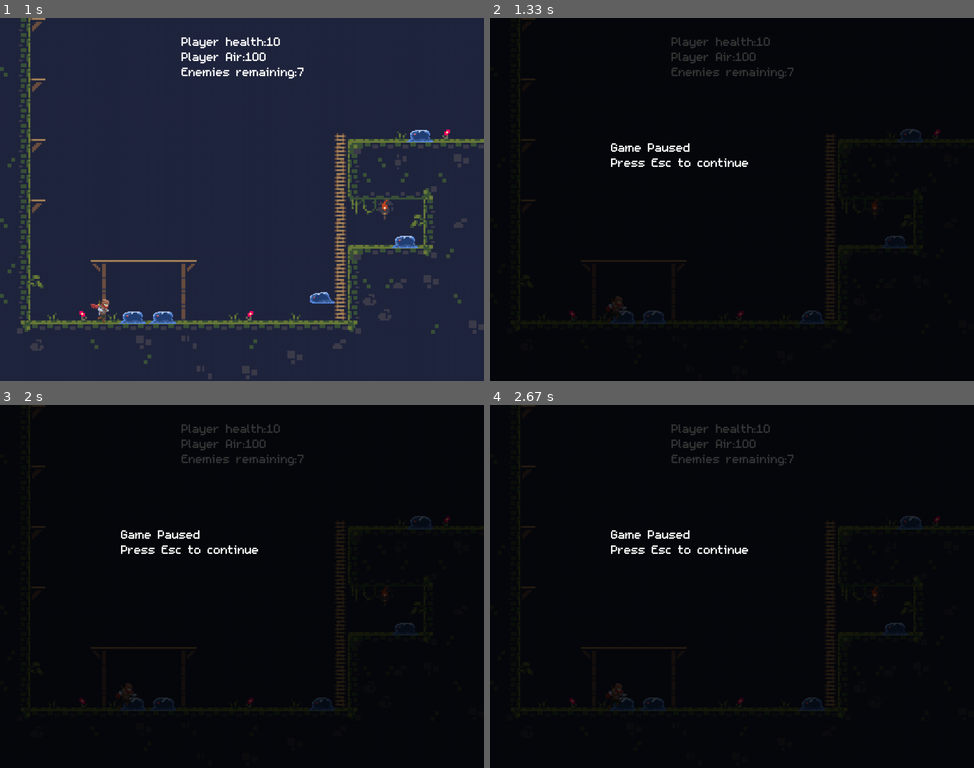
Above: before the commit, frames 1-4 (two rows, left to right).
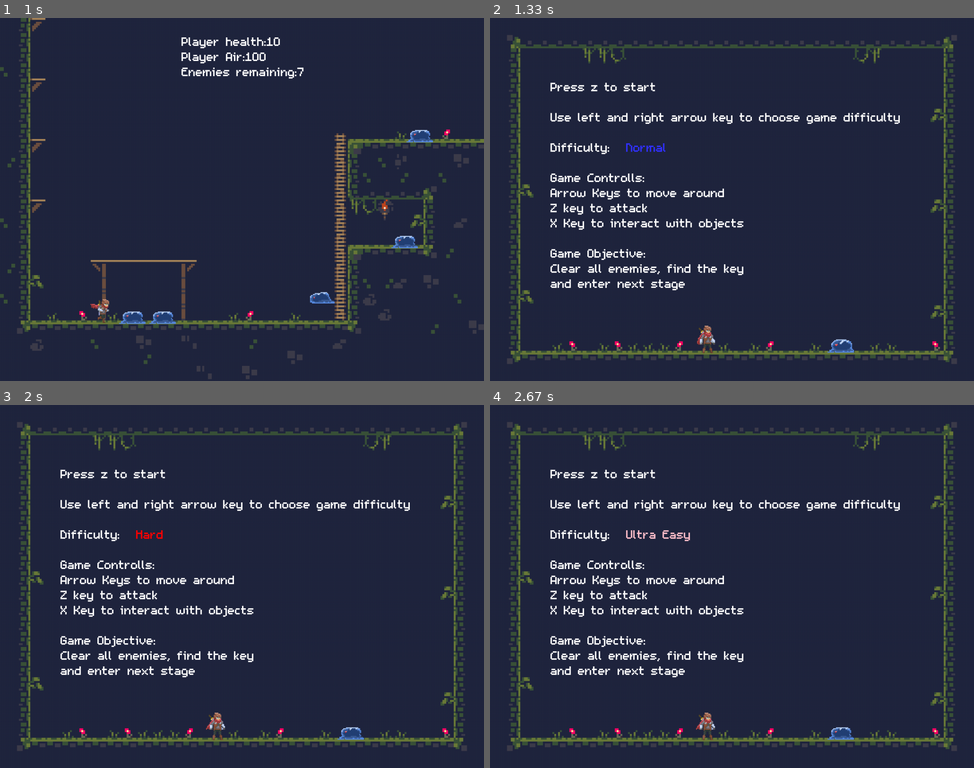
Above: after the commit, the same moments.

Repository: ArthurC13/A-Level-Project-Arthur-Chen
Game: pygame game, started from A level Project.py
Same seed, same stepped clock (60 frames per second), same inputs: the game is played once before the commit and once after it.
Inputs:
- Up to frame 1 (1 s): tap Z at 0.33 s; hold Esc from 0.67 s (still down); hold Right from 0.67 s (still down)
- Up to frame 2 (1.33 s): release Esc at 1.13 s; release Right at 1.13 s; tap X at 1.17 s
- Up to frame 3 (2 s): hold Right 1.5-1.97 s
- Up to frame 4 (2.67 s): hold Right 2-2.47 s; hold Left from 2.5 s (still down)

Frame 1 is identical in both runs. In frame 2, 99% of the frame differs, in the area x 0-100%, y 0-100%; in frame 3, 99%; in frame 4, 99%.

Commit message:
update pause screen

Diff:
--- a/A level Project.py
+++ b/A level Project.py
@@ -1191,8 +1191,11 @@
                     if event.key == pygame.K_MINUS:
                         self.player.attack_dmg -= 1
                 elif self.mode == 'pause':
-                    if event.key == pygame.K_ESCAPE:
+                    if event.key in [pygame.K_ESCAPE, pygame.K_z]:
                         self.pause_game()
+                    if event.key == pygame.K_x:
+                        self.wait = False
+                        self.home_screen()
                 elif self.mode == 'death screen':
                     if event.key == pygame.K_z:
                         self.wait = False
@@ -1240,12 +1243,6 @@
             self.blit_texts(string, RED, 384, 64, 32, self.myfont)
         string = 'Enemies remaining:' + str(len(game.enemy_group.sprites()))
         self.blit_texts(string, WHITE, 384, 96, 32, self.myfont)
-        '''
-        try:
-            string += '\nDemon health: ' + str(self.demon.health)
-        except:
-            pass
-        '''
         if self.show_stats:
             string = 'Camera Offset x: ' + str(self.camera.x) + '\nCamera Offset y: ' + str(self.camera.y)
             string += '\nPlayer x: ' + str(self.player.rect.x) + '\nPlayer y: ' + str(self.player.rect.y)
@@ -1274,7 +1271,7 @@
         self.draw_texts()
         if self.mode == 'pause':
             self.dimm_screen()
-            self.blit_texts('Game Paused\nPress Esc to continue', WHITE, 256, 256, 32, self.myfont)
+            self.blit_texts('Game Paused\nPress Esc or z to continue\nPress x to return to home screen', WHITE, 256, 256, 32, self.myfont)
         elif self.mode == 'death screen':
             self.dimm_screen()
             self.blit_texts('Game Over\nPress z to restart\nPress x to return to start screen', WHITE, 256, 256, 32, self.myfont)
